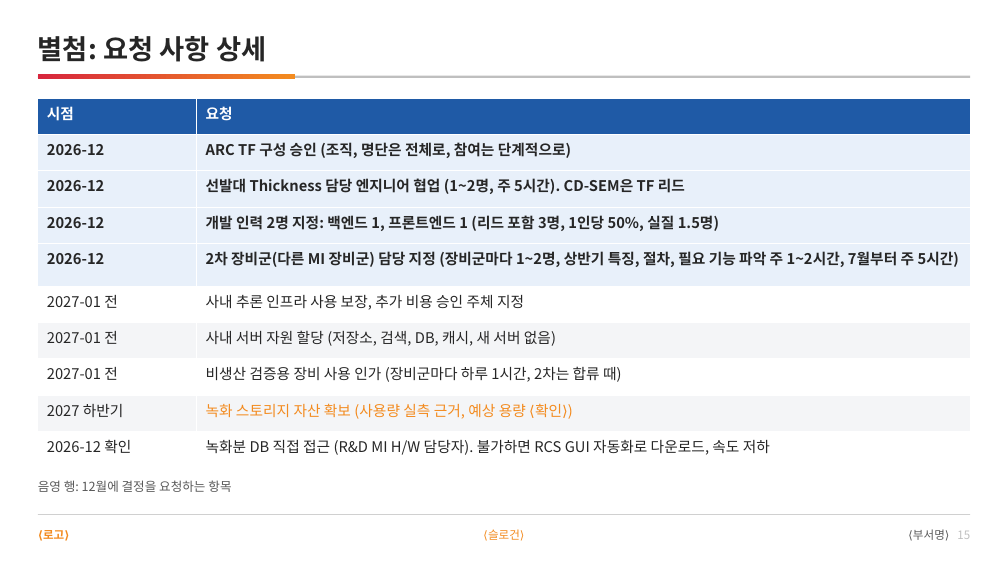
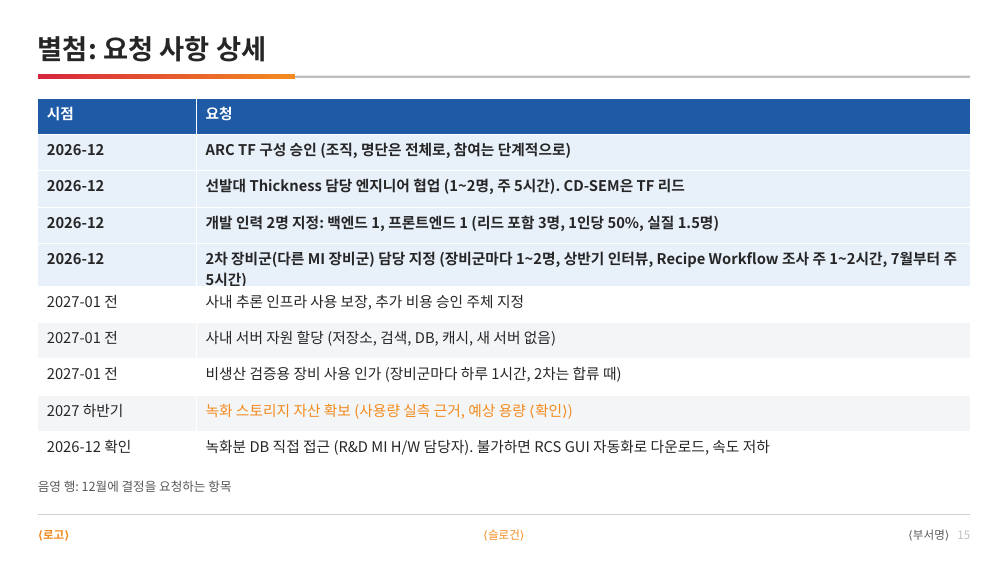
Before and after one commit to DarrenKoi/pm_notes, a slide deck: slide 15 of my-task/arc-tf/deliverables/arc-tf-proposal.pptx. Drawn at 1008x567 pixels with LibreOffice and Linux fonts; fonts in the diff are those of the drawing. Boxes give left, top, right and bottom in pixels: in the first picture for what was removed or moved away, otherwise in the second. Text is boxed around its words. In the diff, an @@ line names an element or a change of style, - is before the commit and + after.

```diff
--- a/my-task/arc-tf/deliverables/arc-tf-proposal.pptx
+++ b/my-task/arc-tf/deliverables/arc-tf-proposal.pptx
@@ table at [38,98,970,461] @@
-row 5, column 2: 2차 장비군(다른 MI 장비군) 담당 지정 (장비군마다 1~2명, 상반기 특징, 절차, 필요 기능 파악 주 1~2시간, 7월부터 주 5시간)
+row 5, column 2: 2차 장비군(다른 MI 장비군) 담당 지정 (장비군마다 1~2명, 상반기 인터뷰, Recipe Workflow 조사 주 1~2시간, 7월부터 주 5시간)
```
Also in this commit, not shown: 8 other slides changed, 14 other files.
